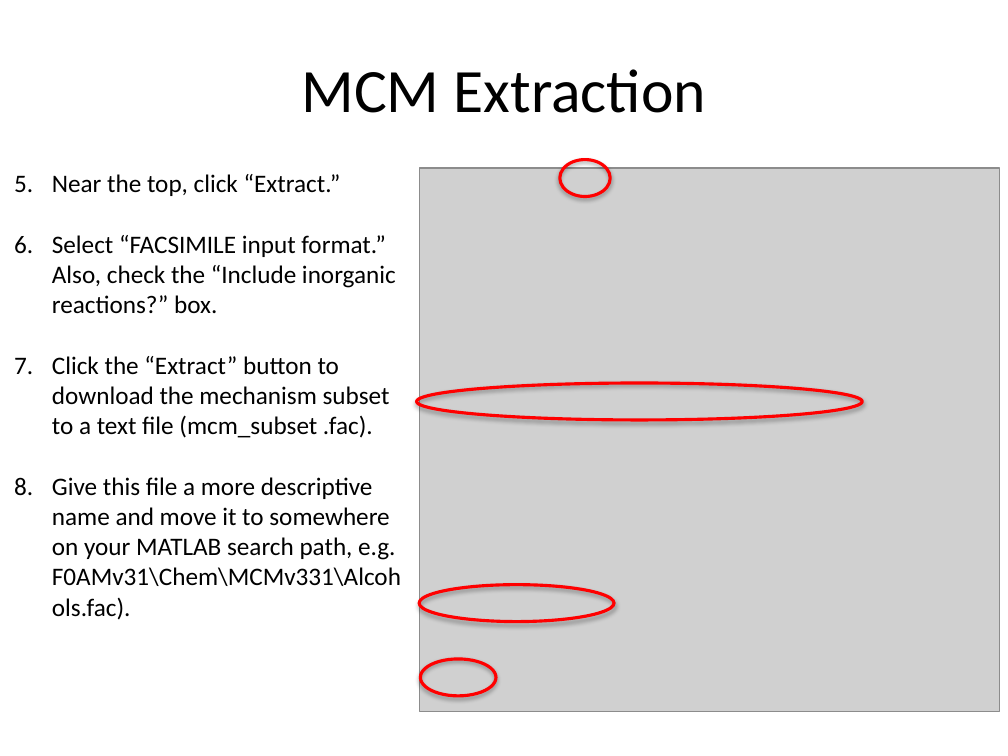
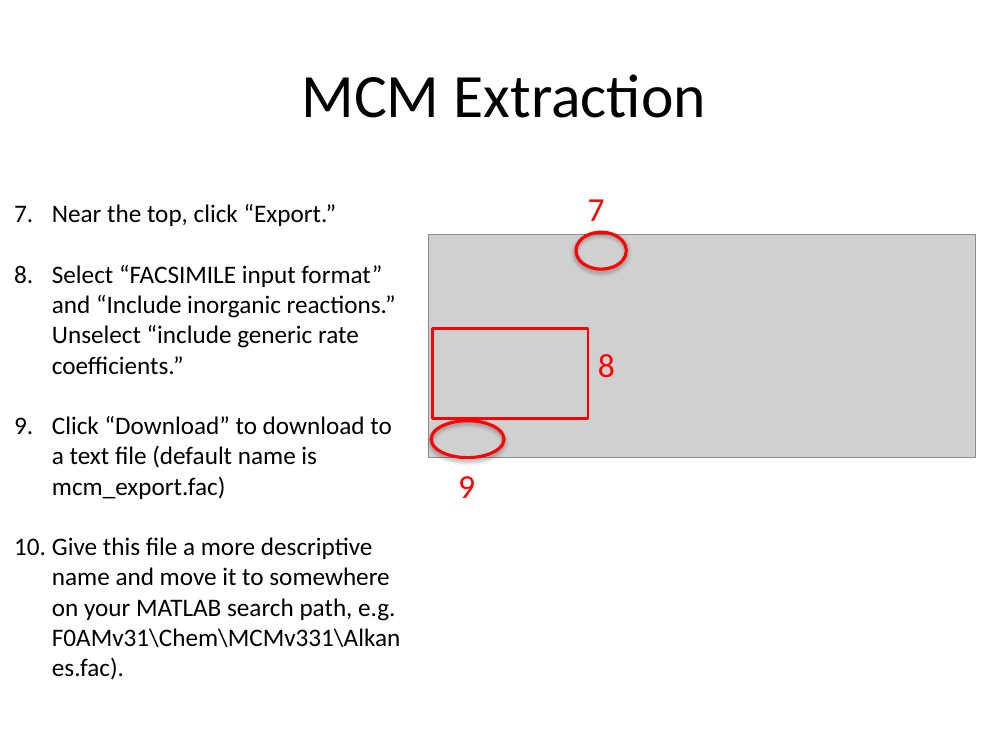
Before and after one commit to AirChem/F0AM, a slide deck: slide 12 of Docs/F0AM_GettingStarted.pptx. Drawn at 1008x756 pixels with LibreOffice and Linux fonts; fonts in the diff are those of the drawing; grey boxes stand for pictures. Boxes give left, top, right and bottom in pixels: in the first picture for what was removed or moved away, otherwise in the second. Text is boxed around its words. In the diff, an @@ line names an element or a change of style, - is before the commit and + after.

```diff
--- a/Docs/F0AM_GettingStarted.pptx
+++ b/Docs/F0AM_GettingStarted.pptx
@@ title "MCM Extraction": place and size @@
-title "MCM Extraction" at [301, 69, 706, 113]
+title "MCM Extraction" at [301, 74, 706, 118]
@@ picture removed at [419, 168, 1000, 712] @@
@@ text at [52, 204, 400, 680]: text changed @@
-5. Near the top, click “Extract.”
-6. Select “FACSIMILE input format.” Also, check the “Include inorganic reactions?” box.
-7. Click the “Extract” button to download the mechanism subset to a text file (mcm_subset .fac).
-8. Give this file a more descriptive name and move it to somewhere on your MATLAB search path, e.g. F0AMv31\Chem\MCMv331\Alcohols.fac).
+7. Near the top, click “Export.”
+8. Select “FACSIMILE input format” and “Include inorganic reactions.” Unselect “include generic rate coefficients.”
+9. Click “Download” to download to a text file (default name is mcm_export.fac)
+10. Give this file a more descriptive name and move it to somewhere on your MATLAB search path, e.g. F0AMv31\Chem\MCMv331\Alkanes.fac).
@@ text added at [588, 199, 605, 221], 24 pt, text #FF0000 @@
+7
@@ picture added at [428, 234, 976, 458] @@
@@ ellipse: place and size @@
-ellipse at [559, 159, 610, 197]
+ellipse at [576, 232, 626, 269]
@@ rectangle added at [432, 329, 588, 418], outline #FF0000 2 pt @@
@@ text added at [598, 354, 615, 378], 24 pt, text #FF0000 @@
+8
@@ ellipse removed at [416, 383, 862, 420] @@
@@ ellipse: place and size @@
-ellipse at [420, 659, 496, 697]
+ellipse at [431, 420, 504, 458]
@@ text added at [458, 476, 475, 498], 24 pt, text #FF0000 @@
+9
@@ ellipse removed at [419, 585, 614, 622] @@
```
Also in this commit, not shown: 2 other slides changed, 5 other files.
